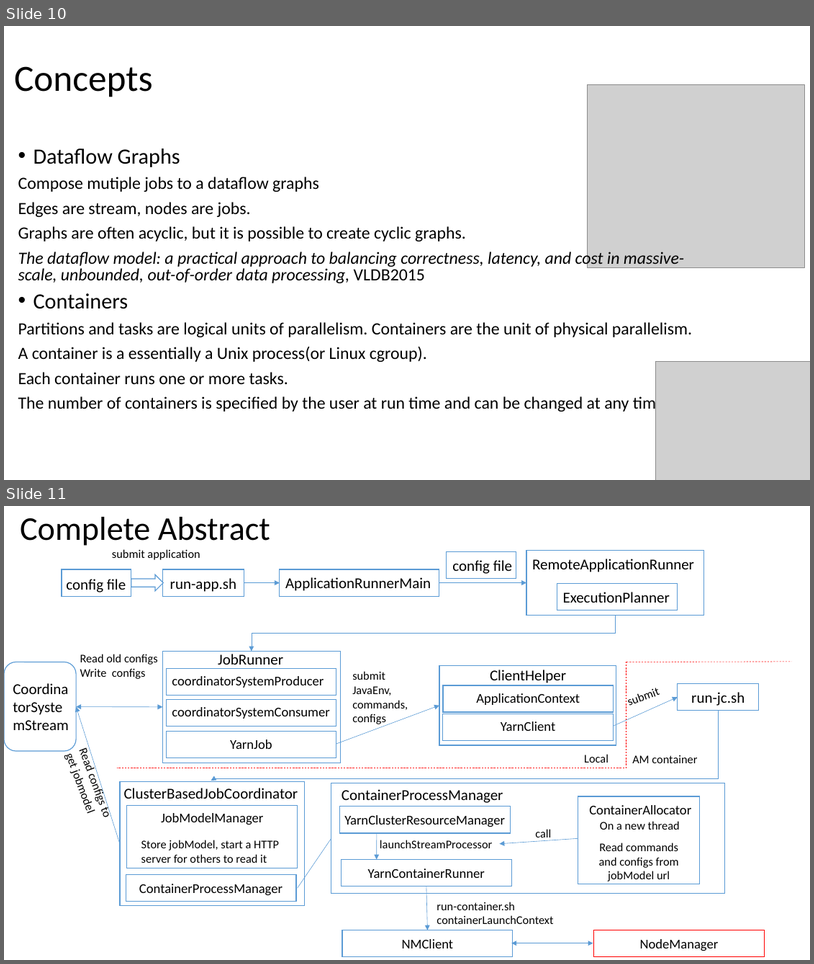
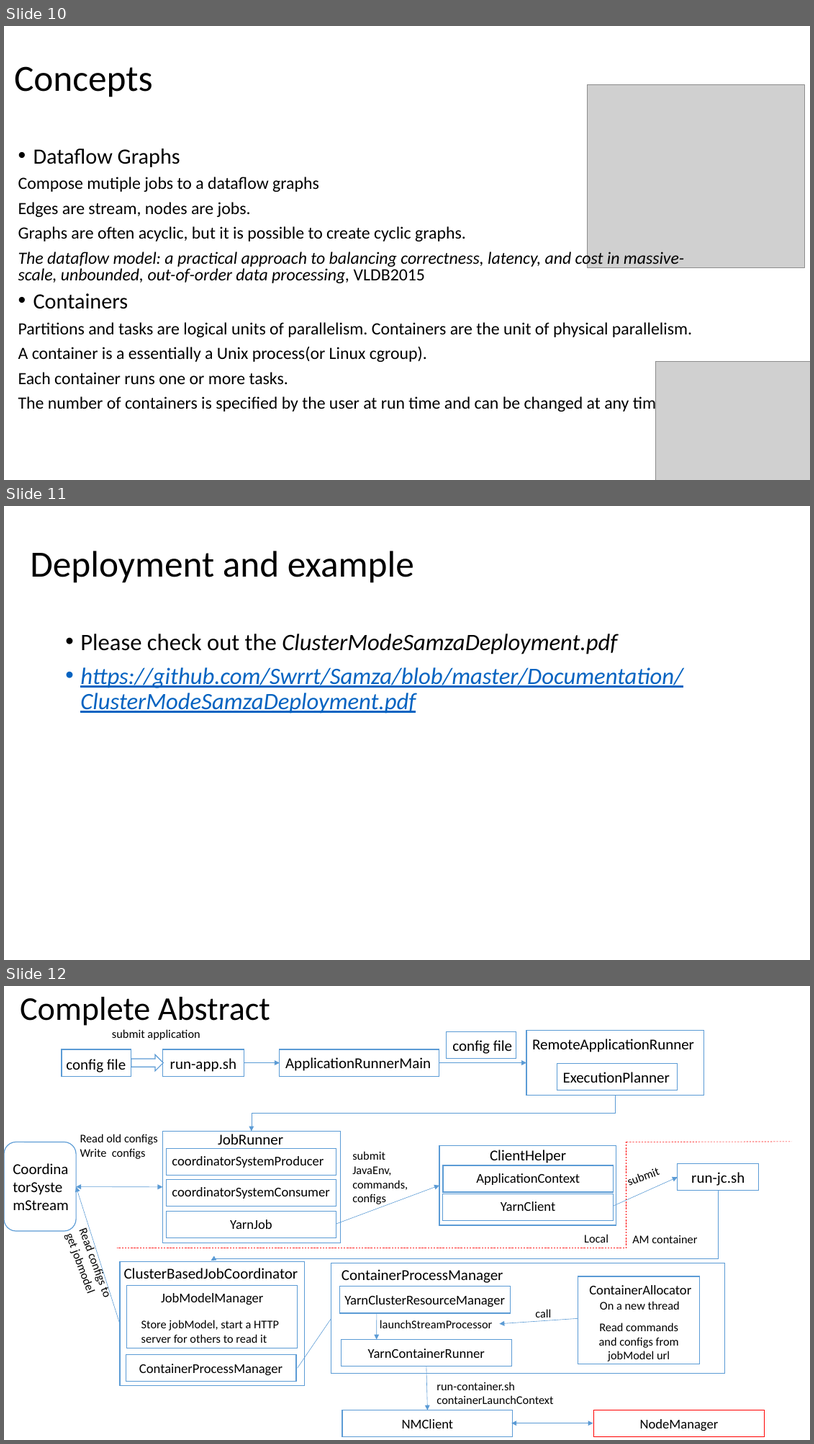
Before and after one commit to Swrrt/Samza-Documents, a slide deck: Documentation/SamzaStructure.pptx. Shown one above the other, each under a label of ours: slides 10 and 11 before the commit, slides 10, 11 and 12 after it. The pictures are 814x964 and 814x1444 pixels, drawn with LibreOffice and Linux fonts; fonts in the diff are those of the drawing; grey boxes stand for pictures. Boxes give left, top, right and bottom in pixels: in the first picture for what was removed or moved away, otherwise in the second. Text is boxed around its words. In the diff, an @@ line names an element or a change of style, - is before the commit and + after.

```diff
--- a/Documentation/SamzaStructure.pptx
+++ b/Documentation/SamzaStructure.pptx
@@ slide 11 added at bbox=[4, 506, 810, 960], background #FFFFFF @@
@@ title added at bbox=[30, 551, 414, 583], 44 pt, text #000000 @@
+Deployment and example
@@ text added at bbox=[80, 633, 683, 713], 28 pt, text #0563C1, italic, underline @@
+• Please check out the ClusterModeSamzaDeployment.pdf
+• https://github.com/Swrrt/Samza/blob/master/Documentation/ClusterModeSamzaDeployment.pdf
@@ what was slide 11 is now slide 12 @@
```
Also in this commit, not shown: 4 slides changed, 8 other slides added.
